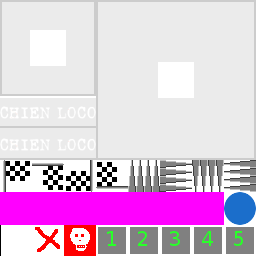
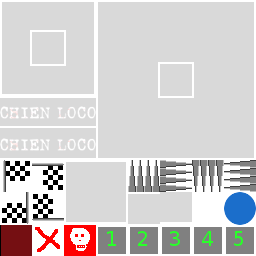
Layered file, before and after one edit (256 x 256). Changes by layer:
painted on "Camada colada" over (0, 0, 256, 256)
